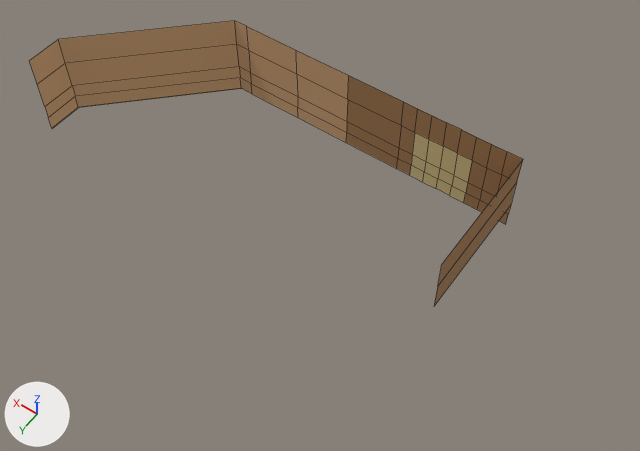
The Blender file assets/buildings/restaurants.blend as it was, and as the next commit left it.
Before and after are seen from a 50 mm lens placed at (-40.8, 68.8, 86.8), pointed at (-2.3, 14.9, 2.1). The axes (+X, +Y, +Z) are drawn at lower left. The lights are the same throughout. The older version comes first. Mesh edges are drawn as thin lines.

Script lines for the objects in view, before the commit:
```python
me_plane = bpy.data.meshes.new('Plane')
me_plane.from_pydata(...)  # 81 vertices, 60 faces; spans x -20.0..38.0, y 0.0..21.0, z -0.1..12.0
# faces by material slot: [26, 22, 12]
me_plane.materials.append(mat_brick)  # brown #a67c52
me_plane.materials.append(mat_lighterbrick)  # beige #d2a679
me_plane.materials.append(mat_yellowish)  # yellow #d8c28a
ob_plane = bpy.data.objects.new('Plane', me_plane)
ob_plane.location = (0.0, 0.0, 0.0)
```
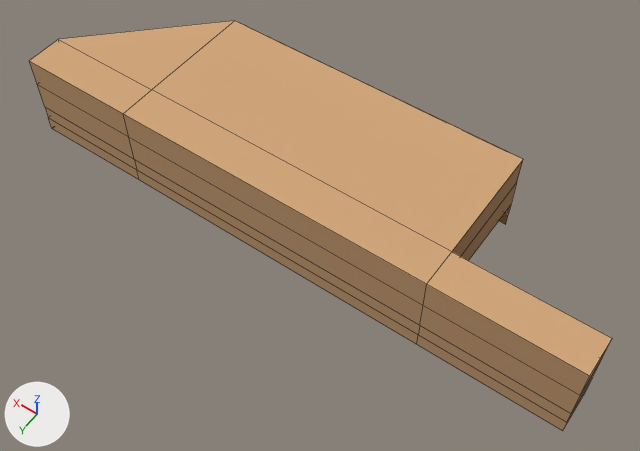
Changed parts and their boxes (x1, y1, x2, y2) in the pictures (640 x 451 px):
'Plane', reshaped (18% wider, 44% taller)
    before: (29, 20, 523, 306)
    after: (29, 20, 612, 431)
part 1 of me_plane, built on
    before: (434, 160, 523, 306)
    after: (29, 20, 612, 431)

What changed in the scene script:
```text
Change me_plane:
    used by ob_plane; location = (0.0, 0.0, 0.0)
    remove me_plane.from_pydata(...)  # 81 vertices, 60 faces; spans x -20.0..38.0, y 0.0..21.0, z -0.1..12.0
    add me_plane.from_pydata(...)  # 102 vertices, 83 faces; spans x -38.0..38.0, y 0.0..21.0, z -0.1..12.0
    me_plane part 1
    1 vertex is removed from x -20.0, y 18.0, z 12.0
    1 face is deleted
    2 vertices move from x -20.0, y 18.0, z 4.0..8.0 to x -20.0, y 16.0, z 4.0..8.0
    2 vertices are added at (-38.0, 16.0, 2.0), (-38.0, 16.0, 0.0)
    6 new vertices lie (-16.0, 0.0, 0.0) away from vertices in x 38.0, y 16.0..21.0, z 0.0..12.0
    6 new vertices lie (-42.0, 0.0, 0.0) away from vertices in x 22.0, y 16.0..21.0, z 0.0..12.0
    8 new vertices lie (-18.0, 0.0, 0.0) away from vertices in x -20.0, y 16.0..21.0, z 0.0..12.0
    5 new faces join them, mat_brick (brown #a67c52)
    19 new faces join them, mat_lighterbrick (beige #d2a679)
```
